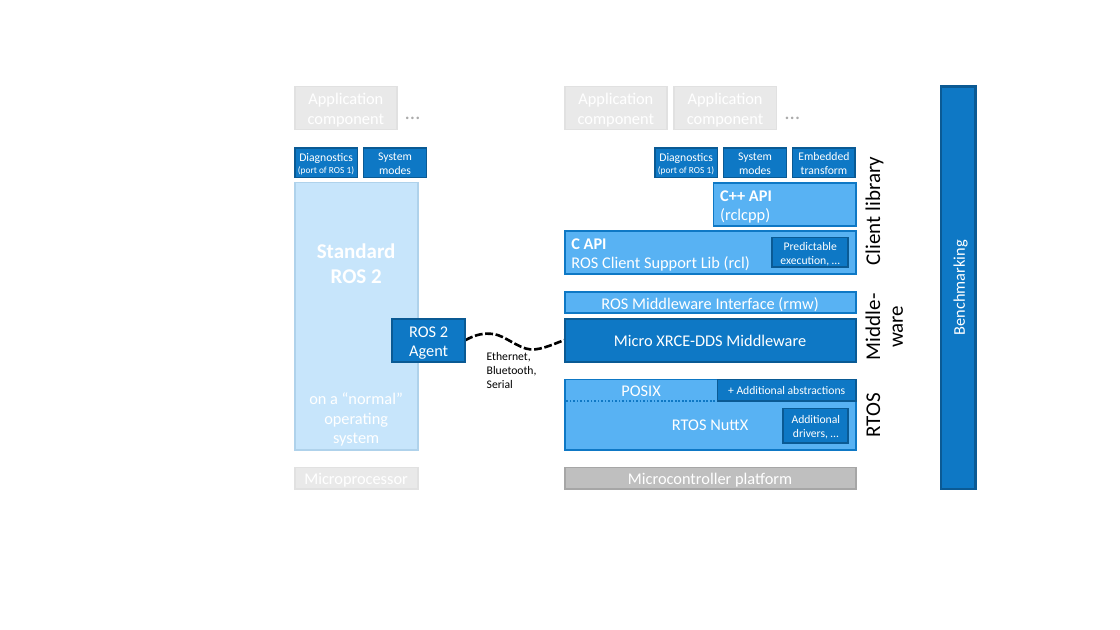
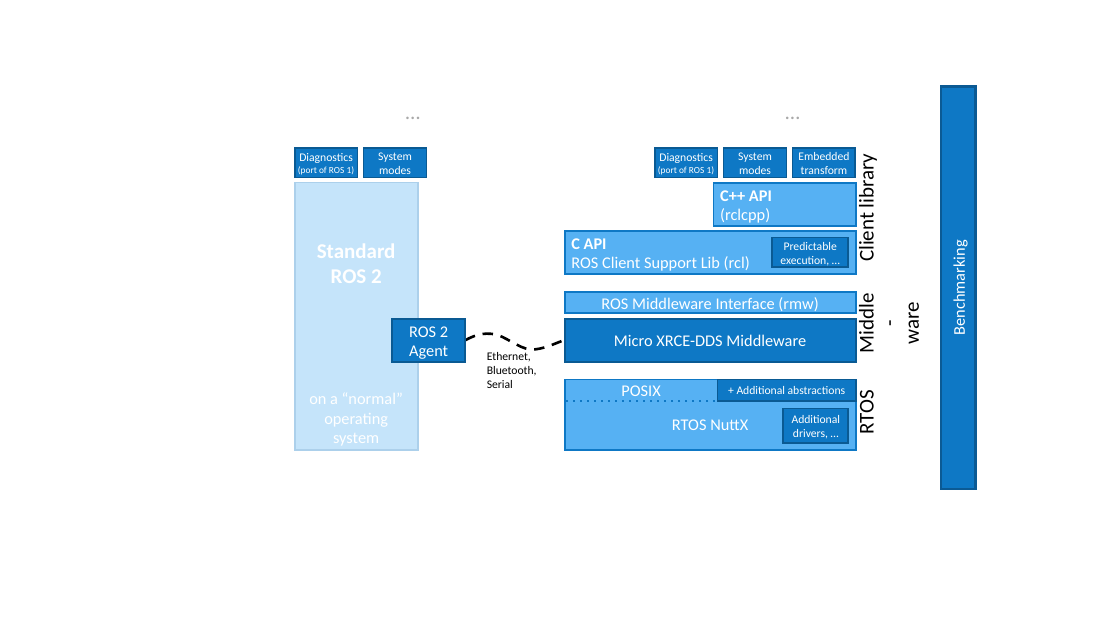
Before and after one commit to micro-ROS/micro-ROS.github.io, a slide deck: slide 2 of img/micro-ROS_architecture.pptx. Drawn at 1120x630 pixels with LibreOffice and Linux fonts; fonts in the diff are those of the drawing. Boxes give left, top, right and bottom in pixels: in the first picture for what was removed or moved away, otherwise in the second. Text is boxed around its words. In the diff, an @@ line names an element or a change of style, - is before the commit and + after.

```diff
--- a/img/micro-ROS_architecture.pptx
+++ b/img/micro-ROS_architecture.pptx
@@ rectangle at [279,76,439,498]: fill #FFFFFF at 67% opacity to #FFFFFF at 66% opacity @@
@@ rectangle at [519,76,866,140]: fill #FFFFFF at 67% opacity to #FFFFFF at 66% opacity @@
@@ rotation 0 to 270 degrees in 3 elements at [854,159,880,261], [854,394,880,433], [854,299,925,351] @@
@@ rectangle "RTOS NuttX" at [565,380,855,450]: fill #58B2F3 to #56B1F3 @@
@@ fill #BFBFBF to #FFFFFF; outline #A6A6A6 1.5 pt to #FFFFFF 1.5 pt in 5 elements at [295,87,397,129], [295,467,418,489], [565,87,667,129], [674,87,776,129], [565,467,855,489] @@
@@ text in rectangle at [628,473,792,486]: text removed @@
-Microcontroller platform
```
Also in this commit, not shown: 1 other slide changed, 1 slide added, 1 other file.
